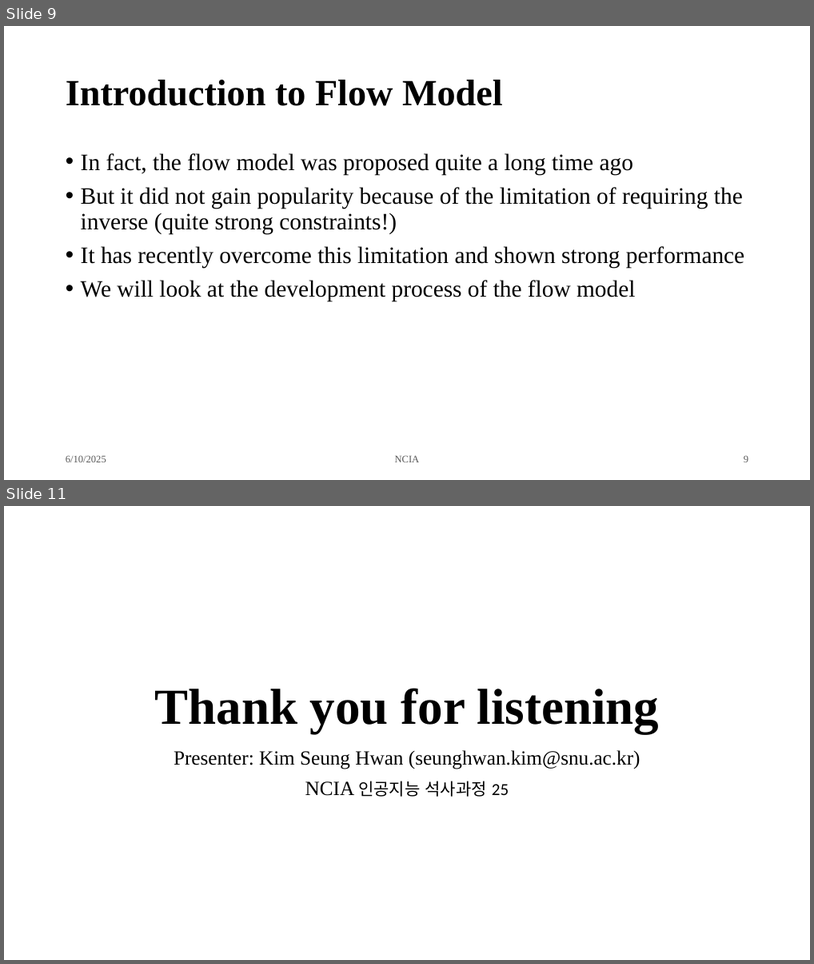
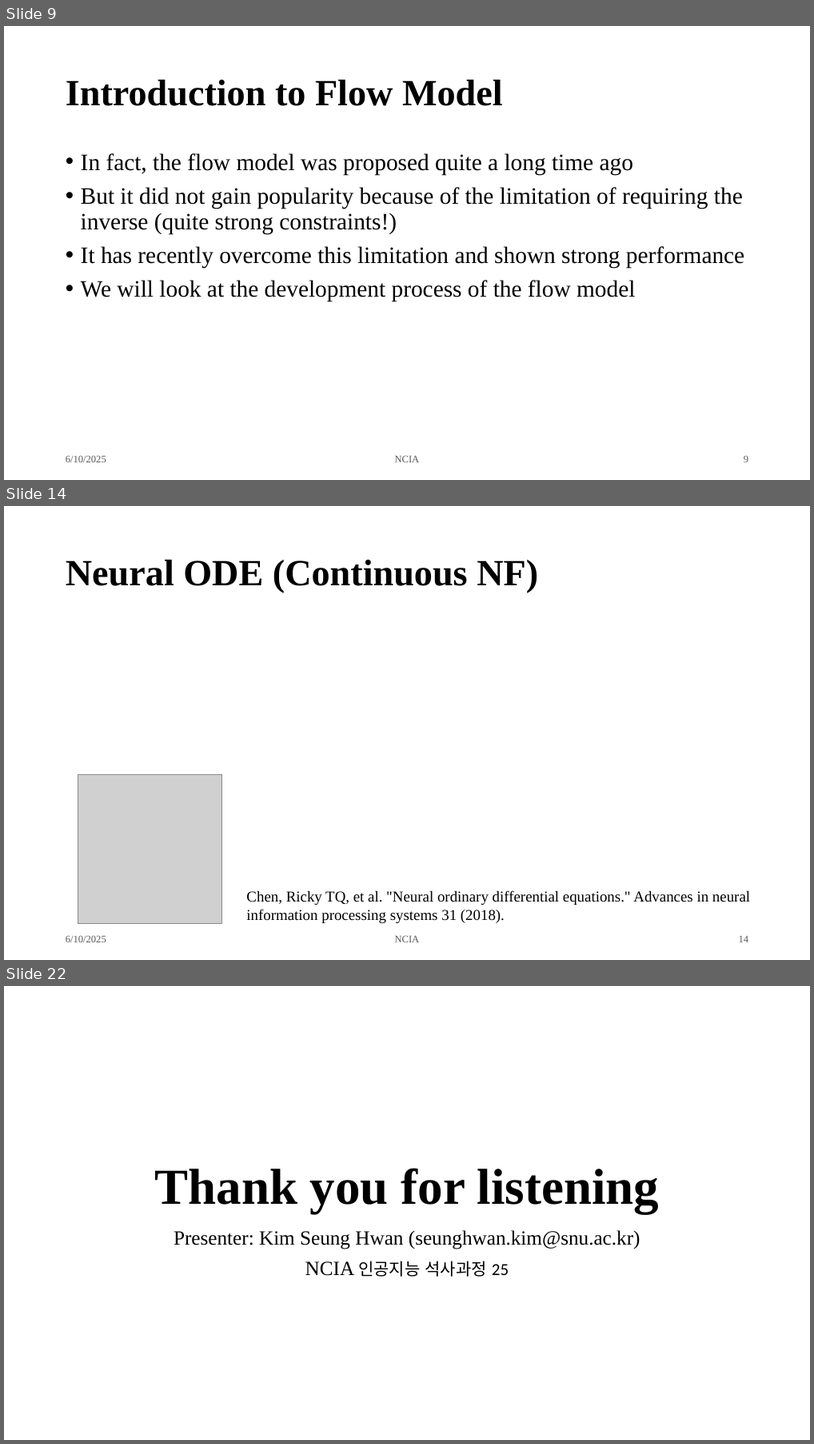
Before and after one commit to overnap/lab-seminar, a slide deck: ds/Introduction to Flow Matching.pptx. Shown one above the other, each under a label of ours: slides 9 and 11 before the commit, slides 9, 14 and 22 after it; the slides between them are not shown. The pictures are 814x964 and 814x1444 pixels, drawn with LibreOffice and Linux fonts; fonts in the diff are those of the drawing; grey boxes stand for pictures. Boxes give left, top, right and bottom in pixels: in the first picture for what was removed or moved away, otherwise in the second. Text is boxed around its words. In the diff, an @@ line names an element or a change of style, - is before the commit and + after.

```diff
--- a/ds/Introduction to Flow Matching.pptx
+++ b/ds/Introduction to Flow Matching.pptx
@@ slide 14 added at (x1=4, y1=506, x2=810, y2=960), background #FFFFFF @@
@@ title added at (x1=66, y1=560, x2=538, y2=593), 44 pt, text #000000, bold @@
+Neural ODE (Continuous NF)
@@ picture added at (x1=78, y1=774, x2=222, y2=924) @@
@@ text added at (x1=246, y1=890, x2=750, y2=923), 18 pt, text #000000 @@
+Chen, Ricky TQ, et al. "Neural ordinary differential equations." Advances in neural information processing systems 31 (2018).
@@ text added at (x1=66, y1=935, x2=106, y2=942), 12 pt, text #595959 @@
+6/10/2025
@@ text added at (x1=395, y1=935, x2=420, y2=942), 12 pt, text #595959 @@
+NCIA
@@ page number added at (x1=739, y1=936, x2=750, y2=942), 12 pt, text #595959 @@
+14
@@ what was slide 11 is now slide 22 @@
```
Also in this commit, not shown: 2 slides changed, 10 other slides added.
